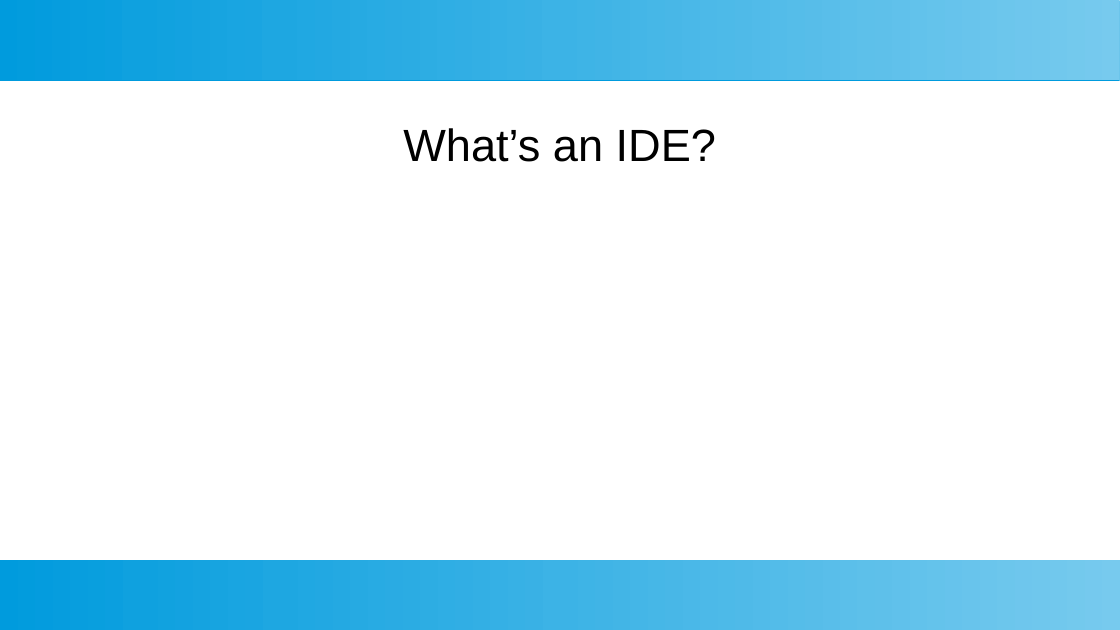
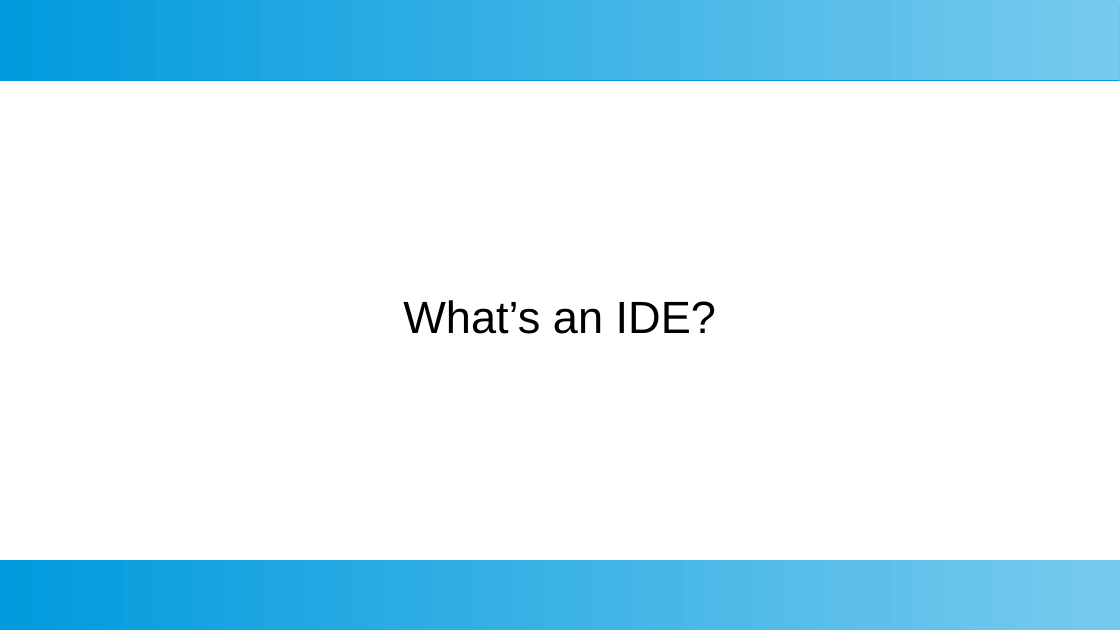
Before and after one commit to SmithE65/Productivity, a slide deck: slide 3 of Productivity.odp. Drawn at 1120x630 pixels with LibreOffice and Linux fonts; fonts in the diff are those of the drawing. Boxes give left, top, right and bottom in pixels: in the first picture for what was removed or moved away, otherwise in the second. Text is boxed around its words. In the diff, an @@ line names an element or a change of style, - is before the commit and + after.

```diff
--- a/Productivity.odp
+++ b/Productivity.odp
@@ subtitle "What’s an IDE?": place and size @@
-subtitle "What’s an IDE?" at [403,128,716,162]
+subtitle "What’s an IDE?" at [403,300,716,334]
```
Also in this commit, not shown: 5 other slides changed, 17 slides added, 2 slides removed.
